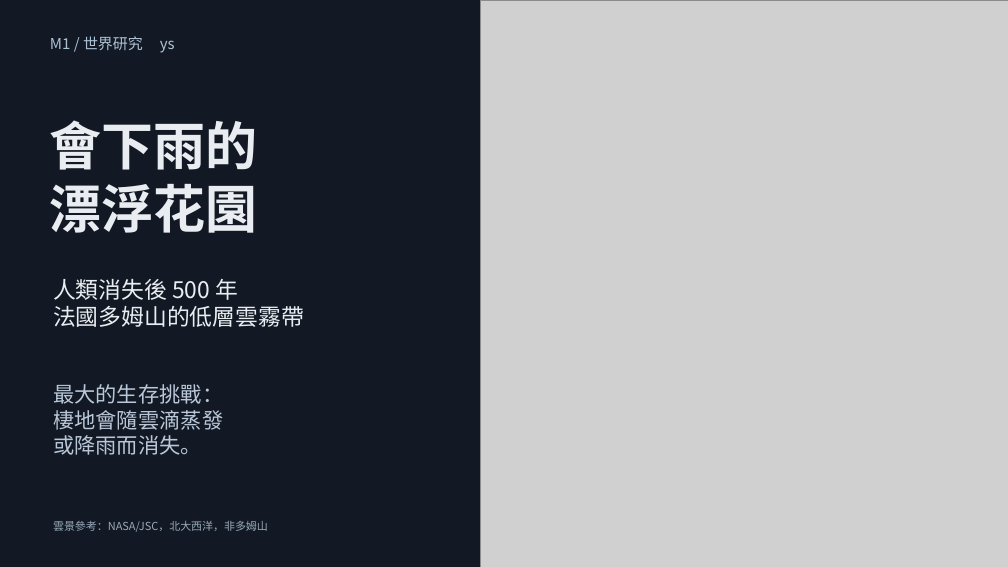
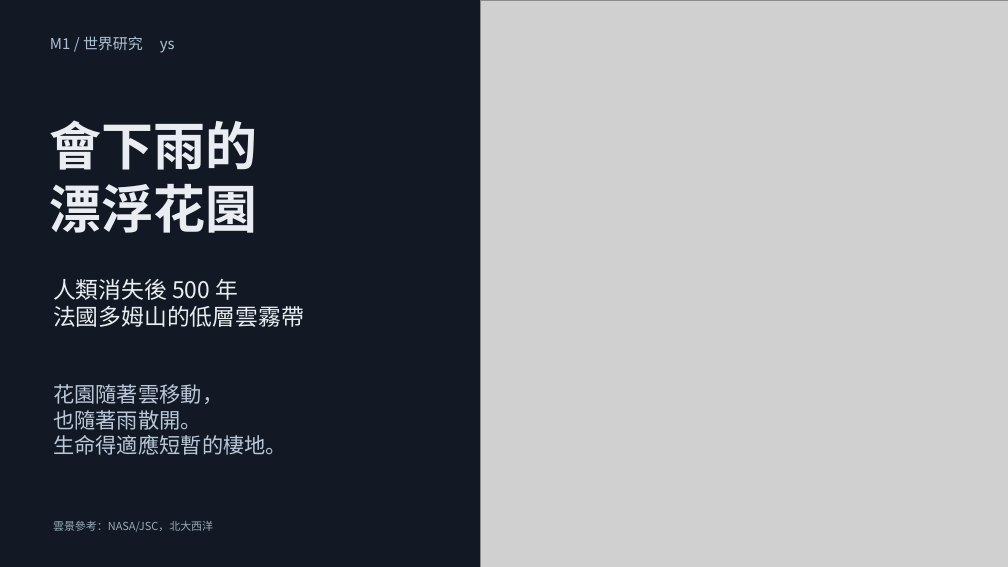
Before and after one commit to ys3213/ys-m0-outfit, a slide deck: slide 1 of m1-world/m1-簡報.pptx. Drawn at 1008x567 pixels with LibreOffice and Linux fonts; fonts in the diff are those of the drawing; grey boxes stand for pictures. Boxes give left, top, right and bottom in pixels: in the first picture for what was removed or moved away, otherwise in the second. Text is boxed around its words. In the diff, an @@ line names an element or a change of style, - is before the commit and + after.

```diff
--- a/m1-world/m1-簡報.pptx
+++ b/m1-world/m1-簡報.pptx
@@ text at (x1=53, y1=384, x2=287, y2=455): text changed @@
-最大的生存挑戰：
-棲地會隨雲滴蒸發
-或降雨而消失。
+花園隨著雲移動，
+也隨著雨散開。
+生命得適應短暫的棲地。
@@ text at (x1=53, y1=521, x2=213, y2=532): text changed @@
-雲景參考：NASA/JSC，北大西洋，非多姆山
+雲景參考：NASA/JSC，北大西洋
```
Also in this commit, not shown: 5 other slides changed, 3 other files.
